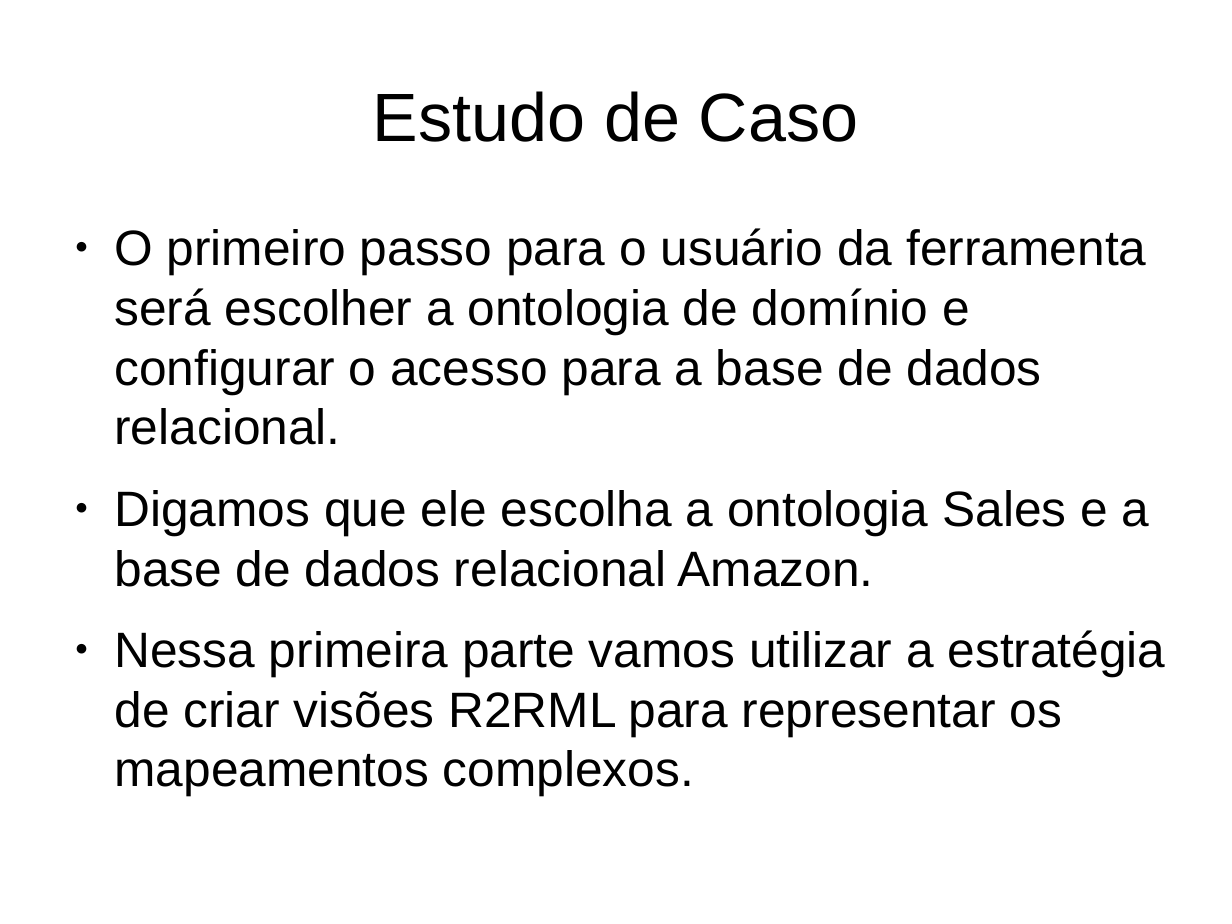
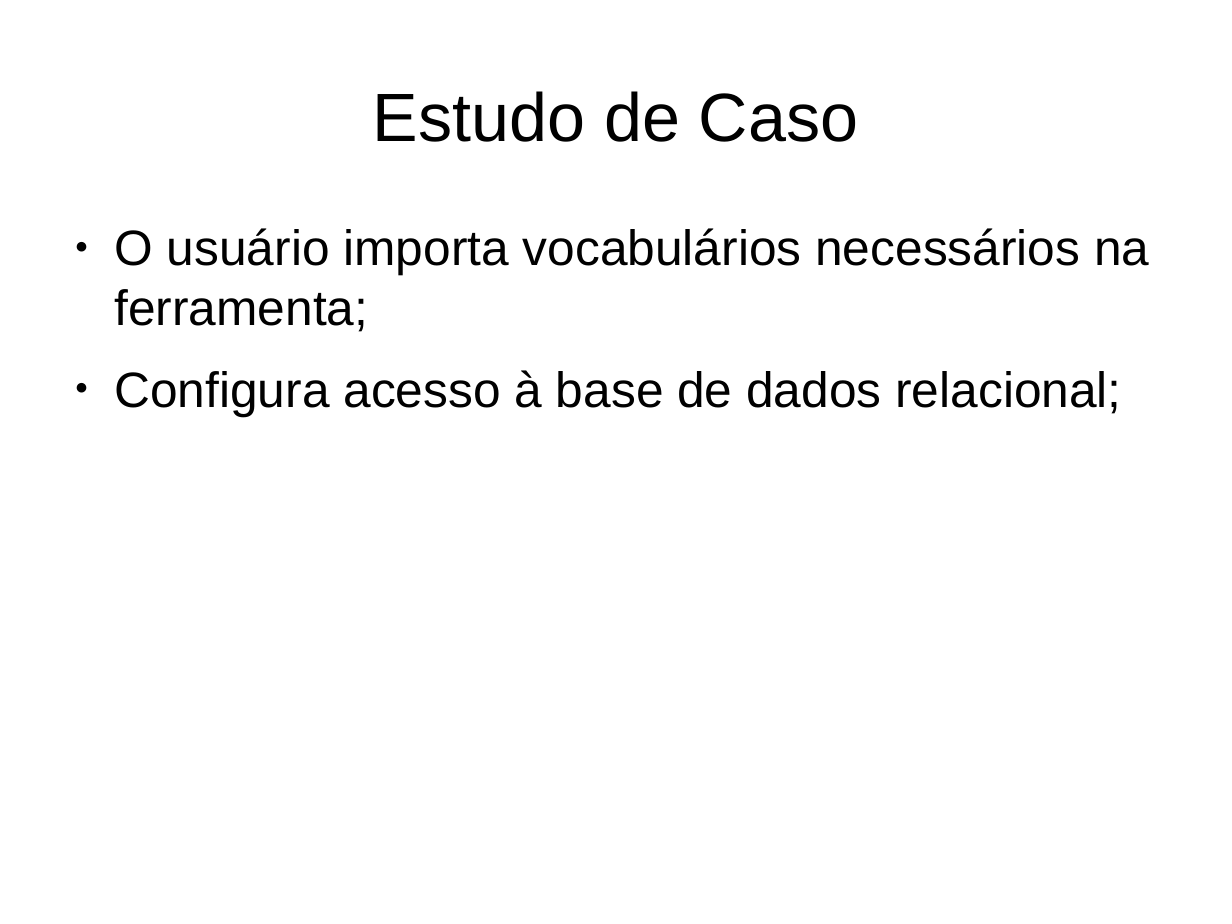
Before and after one commit to luiseufrasio/mestrado-ufc-eufrasio, a slide deck: slide 47 of docs/proposta.odp (slide 27 before the commit). Drawn at 1232x924 pixels with LibreOffice and Linux fonts; fonts in the diff are those of the drawing. Boxes give left, top, right and bottom in pixels: in the first picture for what was removed or moved away, otherwise in the second. Text is boxed around its words. In the diff, an @@ line names an element or a change of style, - is before the commit and + after.

```diff
--- a/docs/proposta.odp
+++ b/docs/proposta.odp
@@ text at bbox=[114, 228, 1149, 416]: text changed @@
-● O primeiro passo para o usuário da ferramenta será escolher a ontologia de domínio e configurar o acesso para a base de dados relacional.
-● Digamos que ele escolha a ontologia Sales e a base de dados relacional Amazon.
-● Nessa primeira parte vamos utilizar a estratégia de criar visões R2RML para representar os mapeamentos complexos.
+● O usuário importa vocabulários necessários na ferramenta;
+● Configura acesso à base de dados relacional;
```
Also in this commit, not shown: 25 other slides changed, 42 slides added, 9 slides removed.
